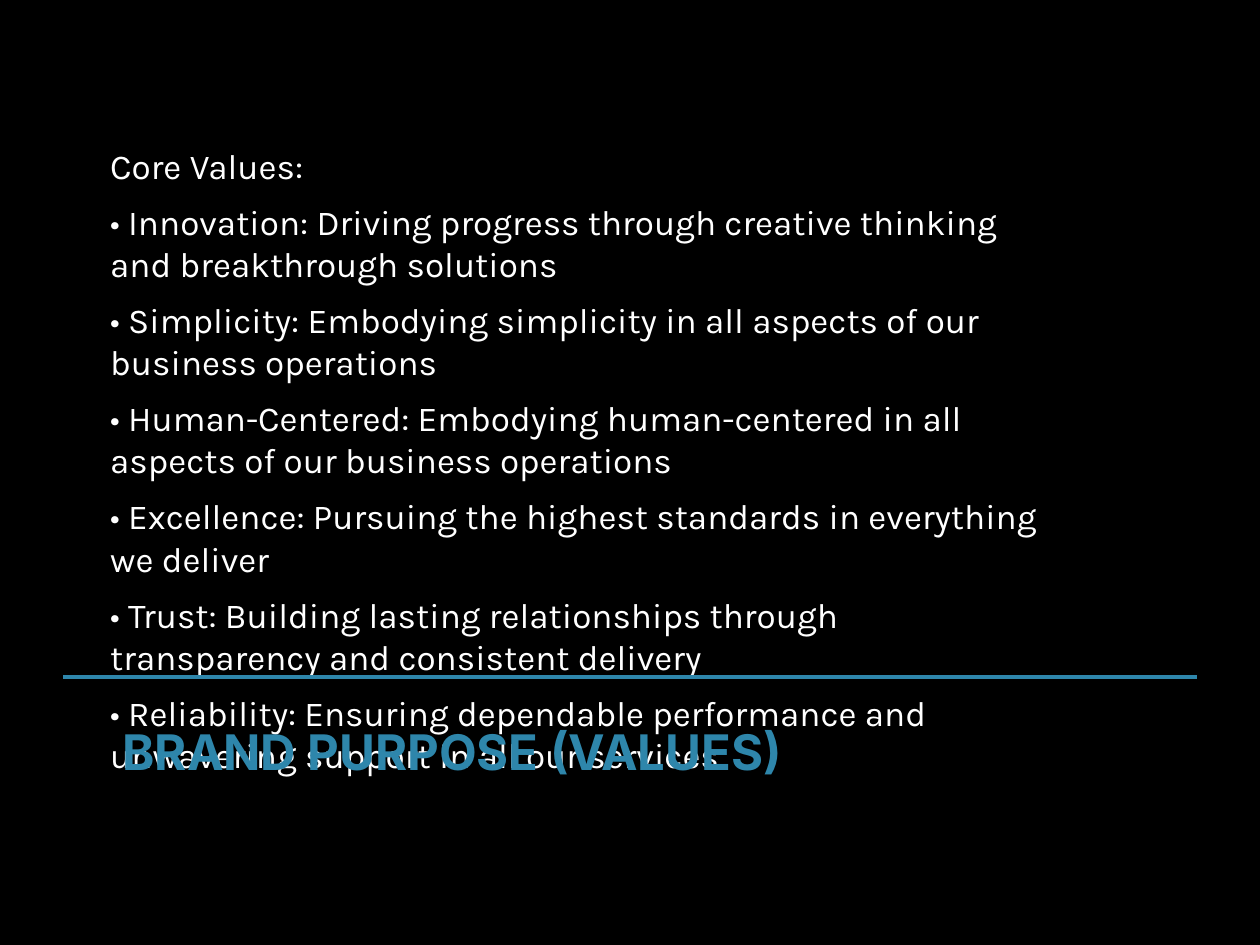
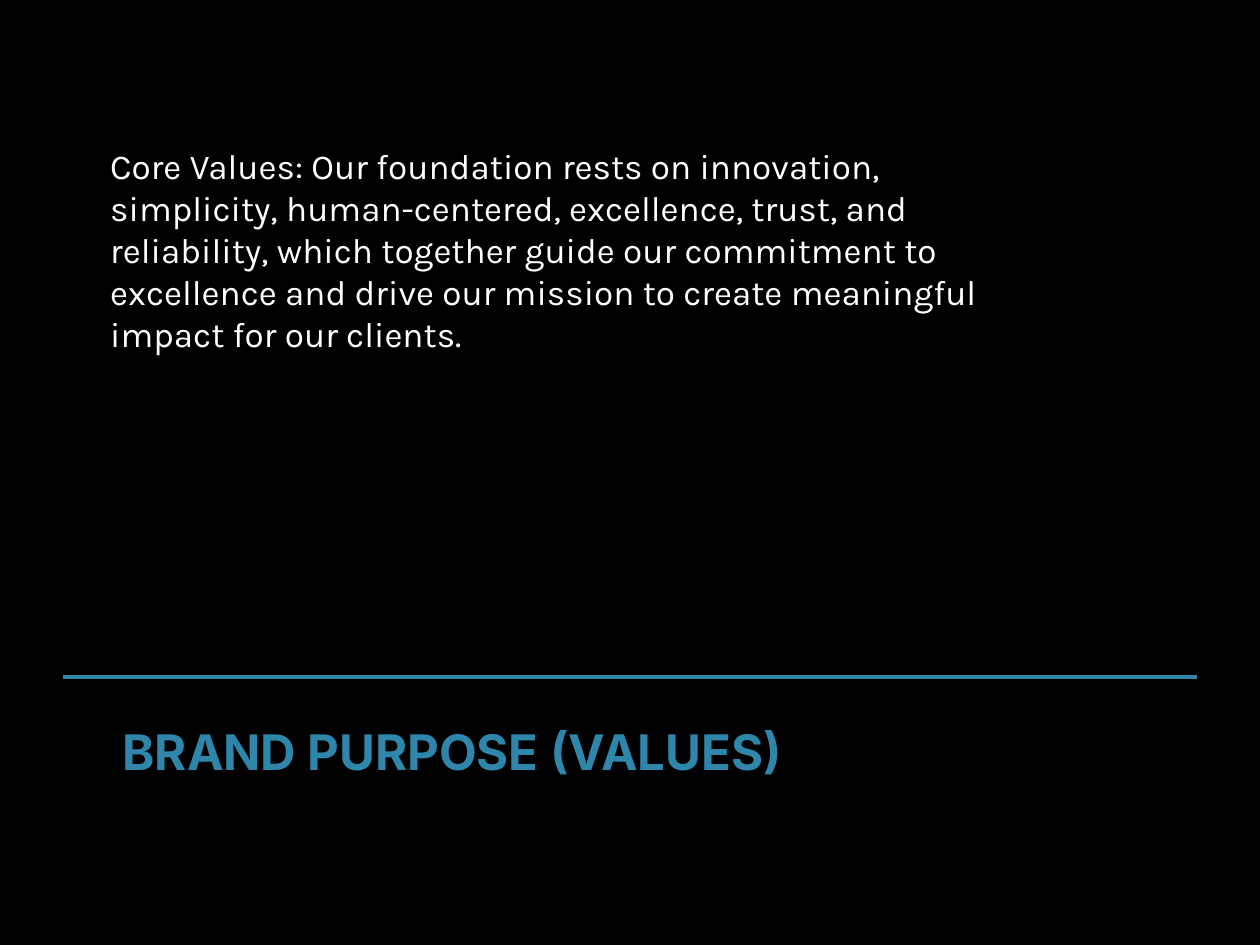
Before and after one commit to md-anas-sabah/brand_book_generator_crewai, a slide deck: slide 6 of output/techforward_live/techforward_live_enhanced_brand_book.pptx. Drawn at 1260x945 pixels with LibreOffice and Linux fonts; fonts in the diff are those of the drawing. Boxes give left, top, right and bottom in pixels: in the first picture for what was removed or moved away, otherwise in the second. Text is boxed around its words. In the diff, an @@ line names an element or a change of style, - is before the commit and + after.

```diff
--- a/output/techforward_live/techforward_live_enhanced_brand_book.pptx
+++ b/output/techforward_live/techforward_live_enhanced_brand_book.pptx
@@ text at [110, 155, 977, 356]: text changed @@
-Core Values:
-• Innovation: Driving progress through creative thinking and breakthrough solutions
-• Simplicity: Embodying simplicity in all aspects of our business operations
-• Human-Centered: Embodying human-centered in all aspects of our business operations
-• Excellence: Pursuing the highest standards in everything we deliver
-• Trust: Building lasting relationships through transparency and consistent delivery
-• Reliability: Ensuring dependable performance and unwavering support in all our services
+Core Values: Our foundation rests on innovation, simplicity, human-centered, excellence, trust, and reliability, which together guide our commitment to excellence and drive our mission to create meaningful impact for our clients.
```
Also in this commit, not shown: 3 other slides changed, 1 slide added, 5 other files.
